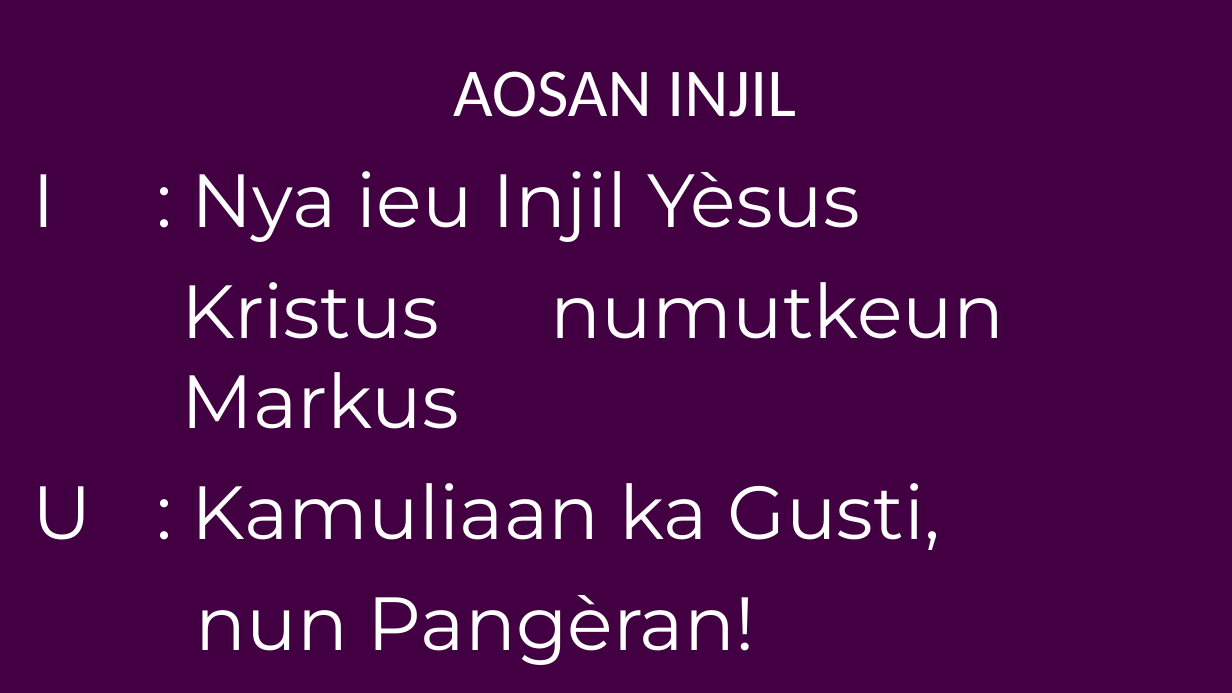
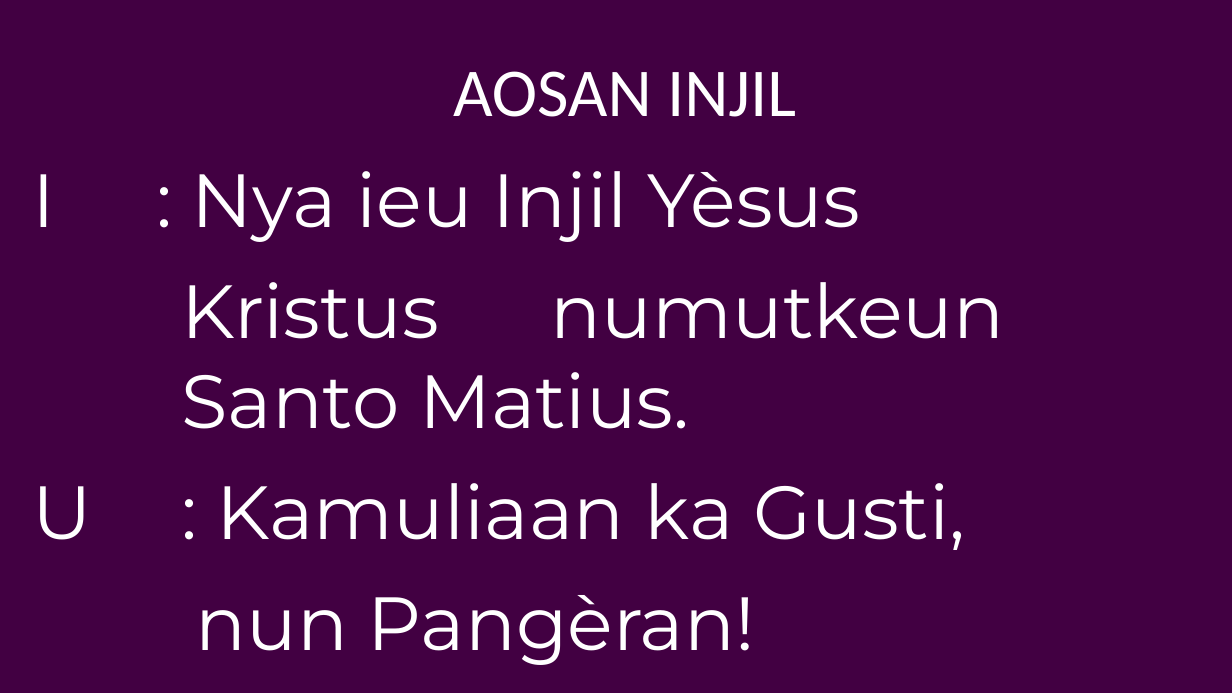
Before and after one commit to laurensius/Slide_Misa_KRC, a slide deck: slide 21 of 2021 02 tanggal 17 (Rabu Abu)/Bahasa Sunda (Pagi - Sore).pptx. Drawn at 1232x693 pixels with LibreOffice and Linux fonts; fonts in the diff are those of the drawing. Boxes give left, top, right and bottom in pixels: in the first picture for what was removed or moved away, otherwise in the second. Text is boxed around its words. In the diff, an @@ line names an element or a change of style, - is before the commit and + after.

```diff
--- a/2021 02 tanggal 17 (Rabu Abu)/Bahasa Sunda (Pagi - Sore).pptx
+++ b/2021 02 tanggal 17 (Rabu Abu)/Bahasa Sunda (Pagi - Sore).pptx
@@ text at [181, 282, 1004, 429]: text changed @@
-Kristus numutkeun Markus
+Kristus numutkeun Santo Matius.
@@ text at [33, 483, 965, 550]: indent changed @@
```
Also in this commit, not shown: 21 other slides changed, 31 other files.
